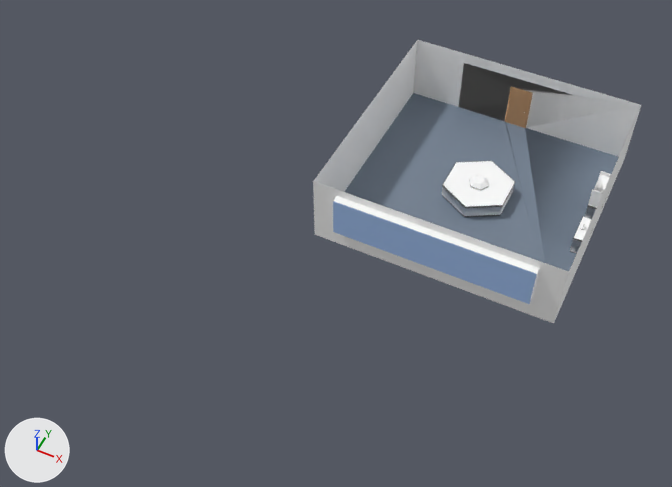
An edit to the FBX model Assets/Models/LD50_room1.fbx, drawn before and after from the same camera.
Rendered twice from a 50 mm lens placed at (0.121, -0.223, 0.278), pointed at (0.012, -0.005, 0.005). The lights are fixed; the arrows at lower left show +X, +Y and +Z. Where no turn or scale is listed for an object, it has been applied to the vertices. Vertices at the same position are counted once.

The older version as bpy lines, for what is in view:
```python
ob_mesh1 = bpy.data.objects.new('Mesh1', me_mesh)
ob_mesh1.location = (0.0, 0.0, 0.0)
ob_mesh6 = bpy.data.objects.new('Mesh6', me_mesh_005)
ob_mesh6.location = (0.0, 0.0, 0.0)
ob_mesh7 = bpy.data.objects.new('Mesh7', me_mesh_006)
ob_mesh7.location = (0.0, 0.0, 0.0)
ob_mesh8 = bpy.data.objects.new('Mesh8', me_mesh_007)
ob_mesh8.location = (0.0, 0.0, 0.0)
ob_mesh9 = bpy.data.objects.new('Mesh9', me_mesh_008)
ob_mesh9.location = (0.0, 0.0, 0.0)
```
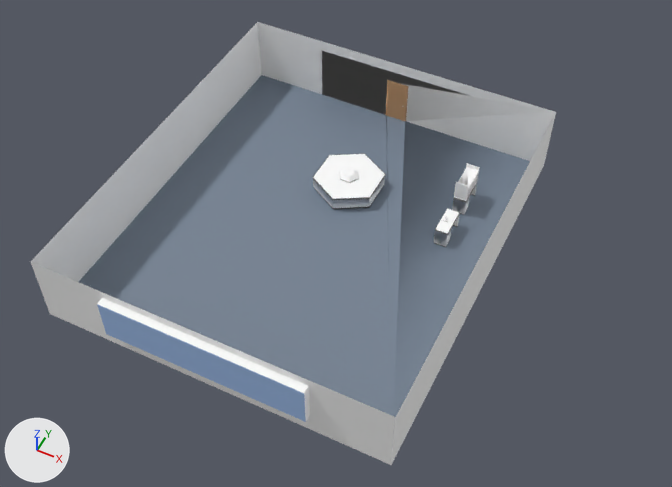
What differs and where, as boxes [x1, y1, x2, y2] in the pictures (672 x 487 px; the box of a moved part takes in the faces that stretch with it):
'Mesh7', reshaped (60% wider, 56% taller): before [313, 40, 641, 323]; after [31, 22, 556, 465]
'Mesh6', mesh moved: before [506, 88, 531, 128]; after [387, 82, 407, 121]
'Mesh8', mesh moved: before [588, 171, 612, 207]; after [454, 163, 480, 201]
'Mesh9', mesh moved: before [570, 216, 592, 254]; after [433, 208, 460, 247]
part 4 of me_mesh_006, moved or reshaped: before [313, 181, 539, 268]; after [31, 262, 299, 382]
part 5 of me_mesh_006, moved or reshaped: before [314, 40, 511, 192]; after [31, 22, 387, 282]
part 6 of me_mesh_006, moved or reshaped: before [333, 196, 540, 304]; after [97, 298, 310, 422]
part 7 of me_mesh_006, moved or reshaped: before [505, 86, 533, 128]; after [386, 80, 408, 121]
part 8 of me_mesh_006, moved or reshaped: before [315, 93, 569, 323]; after [34, 75, 406, 465]
part 9 of me_mesh_006, moved or reshaped: before [419, 40, 641, 322]; after [259, 22, 556, 465]

Diff of the bpy script that builds the scene:
```diff
--- a/Assets/Models/LD50_room1.fbx.py
+++ b/Assets/Models/LD50_room1.fbx.py
@@ me_mesh_006 @@
 me_mesh_006.from_pydata(...)  # 32 vertices, 66 faces; spans x 0.0..0.1, y -0.0031..0.1, z 0.0..0.03
 # used by ob_mesh7; location = (0.0, 0.0, 0.0)
+# me_mesh_006 part 4: all 2 vertices in x 0.0, y 0.0, z 0.0..0.03 are moved by (-0.07, -0.08, 0.0)
+# me_mesh_006 part 5: all 2 vertices in x 0.0, y 0.1, z 0.0..0.03 are moved by (-0.07, -0.02, 0.0)
+# me_mesh_006 part 6: all 8 vertices in x 0.01..0.09, y -0.0031..0.0, z 0.0094..0.0266 are moved by (-0.05, -0.08, 0.0)
+# me_mesh_006 part 7: all 16 vertices in x 0.045..0.055, y 0.0998..0.1, z 0.0..0.02 are moved by (-0.05, -0.02, 0.0)
+# me_mesh_006 part 8: all 2 vertices in x 0.1, y 0.0, z 0.0..0.03 are moved by (-0.03, -0.08, 0.0)
+# me_mesh_006 part 9: all 2 vertices in x 0.1, y 0.1, z 0.0..0.03 are moved by (-0.03, -0.02, 0.0)
 me_mesh_006.materials.append(mat_frontcolor)
@@ me_mesh_007 @@
 me_mesh_007.from_pydata(...)  # 48 vertices, 100 faces; spans x 0.0945..0.1, y 0.05727..0.0695, z 0.0081..0.0164
 # used by ob_mesh8; location = (0.0, 0.0, 0.0)
+# me_mesh_007 part 3: the whole mesh is moved by (-0.05, -0.02, 0.0)
 me_mesh_007.materials.append(mat_frontcolor)
@@ me_mesh_008 @@
 me_mesh_008.from_pydata(...)  # 44 vertices, 92 faces; spans x 0.0945..0.1, y 0.03702..0.05012, z 0.0..0.0081
 # used by ob_mesh9; location = (0.0, 0.0, 0.0)
+# me_mesh_008 part 1: the whole mesh is moved by (-0.05, -0.02, 0.0)
 me_mesh_008.materials.append(mat_frontcolor)
@@ me_mesh_005 @@
 me_mesh_005.from_pydata(...)  # 56 vertices, 64 faces; spans x 0.0456..0.0544, y 0.0997..0.1003, z 0.0..0.0194
 # used by ob_mesh6; location = (0.0, 0.0, 0.0)
+# me_mesh_005 part 2: the whole mesh is moved by (-0.05, -0.02, 0.0)
 me_mesh_005.materials.append(mat_wood_cherry_original)
```
